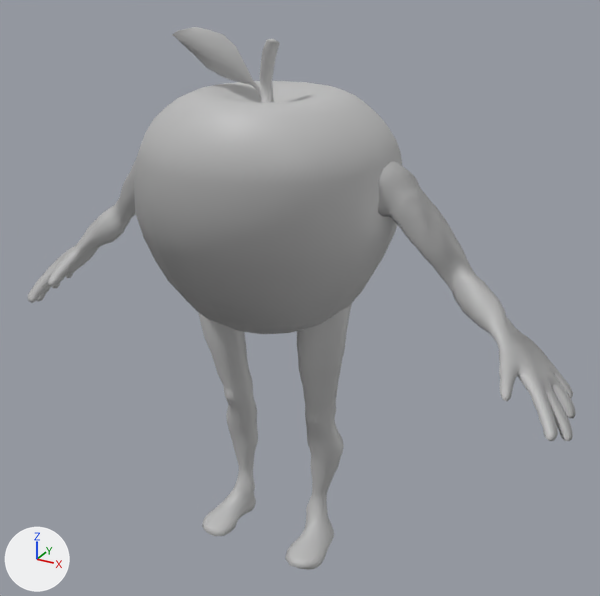
What one commit did to the FBX model MODEL77Framework/Assets/G20/Models/appleheadMan.fbx.
Both versions are drawn from a 50 mm camera at (0.604, -1.006, 0.951) aimed at (0.035, 0.029, 0.434). The axes (+X, +Y, +Z) are drawn at lower left. The lights are the same throughout. Where no turn or scale is listed for an object, it has been applied to the vertices.

Names of what the first picture shows: 'apple_mesh', 'body_mesh'.
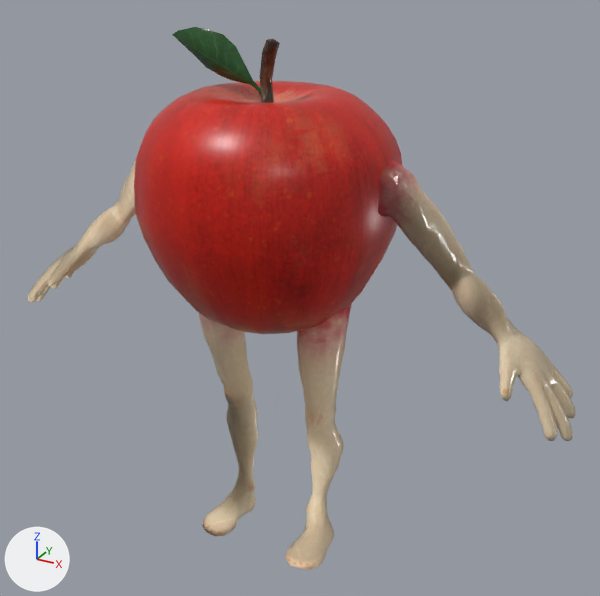
What differs and where, as boxes (x1, y1, x2, y2) in the pictures (600 x 596 px):
'apple_mesh', surface changed, shading changed (grey to red): (134, 27, 402, 334) in both
'body_mesh', surface changed, shading changed (grey to beige): (28, 160, 575, 570) in both

The change, as a list of edits to the scene's bpy script:
```text
Add img_apple_head_color_tif:
    img_apple_head_color_tif = load_image('Apple_Head_Color.tif', 'MainModel/Apple_Head/appleheadMan/appleheadMan.fbm/Apple_Head_Color.tif', 1024, 1024, 'sRGB')
Add img_apple_head_specular_tif:
    img_apple_head_specular_tif = load_image('Apple_Head_Specular.tif', 'MainModel/Apple_Head/appleheadMan/texture/Apple_Head_Specular.tif', 1024, 1024, 'Non-Color')
Add img_apple_specular_tif:
    img_apple_specular_tif = load_image('apple_Specular.tif', 'MainModel/Apple/apple/texture/apple_Specular.tif', 1024, 1024, 'Non-Color')
Add img_apple_color_tif:
    img_apple_color_tif = load_image('apple_Color.tif', 'appleHuman.fbm/apple_Color.tif', 1024, 1024, 'sRGB')
Change mat_human_material:
    where n0 = _N.new('ShaderNodeBsdfPrincipled'); n0.name = 'Principled BSDF'
    remove n0.inputs[0].default_value = (0.5, 0.5, 0.5, 1.0)  # 'Base Color', grey #bcbcbc
    add n2 = _N.new('ShaderNodeTexImage'); n2.name = 'Image Texture'
    add n2.image = img_apple_head_color_tif
    add n3 = _N.new('ShaderNodeTexImage'); n3.name = 'Image Texture.001'
    add n3.image = img_apple_head_specular_tif
    add _L.new(n2.outputs[0], n0.inputs[0])  # 'Color' to 'Base Color'
    add _L.new(n3.outputs[0], n0.inputs[2])  # 'Color' to 'Roughness'
Change mat_apple_material:
    where n0 = _N.new('ShaderNodeBsdfPrincipled'); n0.name = 'Principled BSDF'
    remove n0.inputs[0].default_value = (0.5, 0.5, 0.5, 1.0)  # 'Base Color', grey #bcbcbc
    add n2 = _N.new('ShaderNodeTexImage'); n2.name = 'Image Texture'
    add n2.image = img_apple_color_tif
    add n3 = _N.new('ShaderNodeTexImage'); n3.name = 'Image Texture.001'
    add n3.image = img_apple_specular_tif
    add _L.new(n2.outputs[0], n0.inputs[0])  # 'Color' to 'Base Color'
    add _L.new(n3.outputs[0], n0.inputs[2])  # 'Color' to 'Roughness'
Change me_mesh:
    where me_mesh.from_pydata(...)  # 4370 vertices, 4410 faces; spans x -0.472..0.472, y -0.077..0.063, z 0.0..0.674
    used by ob_body_mesh; location = (0.0, 0.0, 0.0)
    me_mesh part 2: its shading normals changed
Change me_mesh_001:
    where me_mesh_001.from_pydata(...)  # 418 vertices, 424 faces; spans x -0.195..0.194, y -0.194..0.195, z 0.415..0.83
    used by ob_apple_mesh; location = (0.0, 0.0, 0.0)
    me_mesh_001 part 1: its shading normals changed
```
